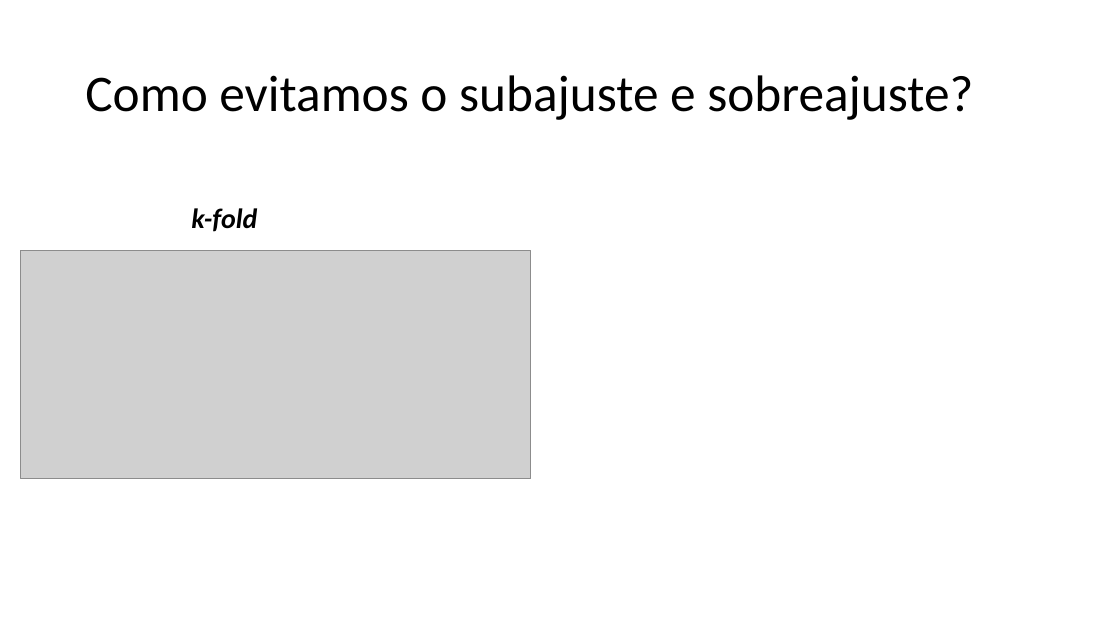
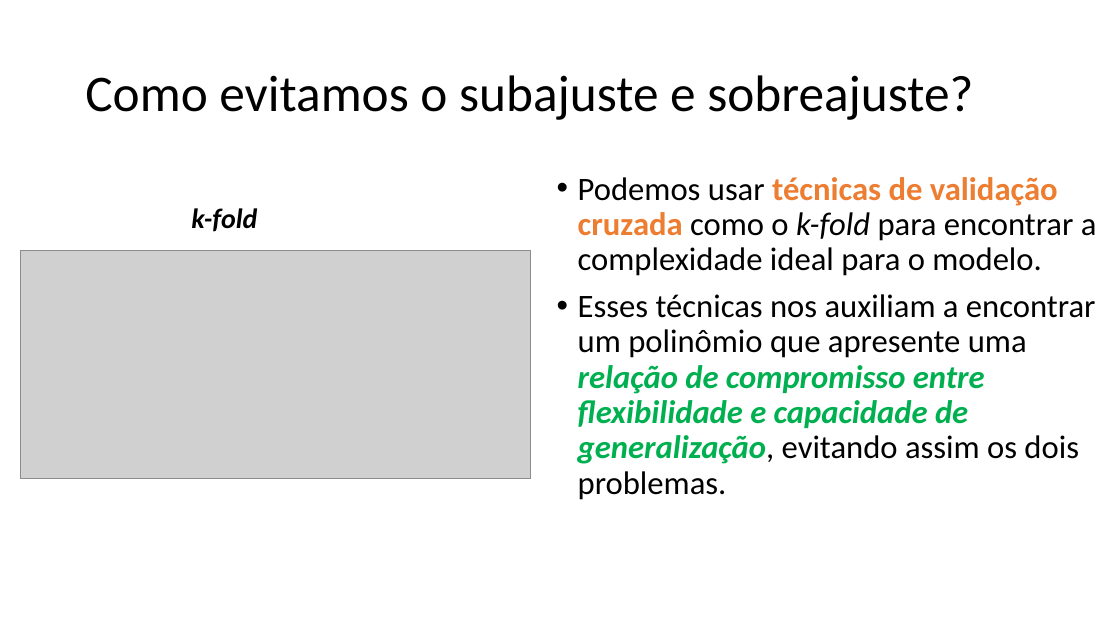
Before and after one commit to zz4fap/c24_inteligencia_artificial, a slide deck: slide 43 of slides/C24_Classificação.pptx (slide 45 before the commit). Drawn at 1120x630 pixels with LibreOffice and Linux fonts; fonts in the diff are those of the drawing; grey boxes stand for pictures. Boxes give left, top, right and bottom in pixels: in the first picture for what was removed or moved away, otherwise in the second. Text is boxed around its words. In the diff, an @@ line names an element or a change of style, - is before the commit and + after.

```diff
--- a/slides/C24_Classificação.pptx
+++ b/slides/C24_Classificação.pptx
@@ text added at [578,177,1097,500], 28 pt, text #000000 @@
+• Podemos usar técnicas de validação cruzada como o k-fold para encontrar a complexidade ideal para o modelo.
+• Esses técnicas nos auxiliam a encontrar um polinômio que apresente uma relação de compromisso entre flexibilidade e capacidade de generalização, evitando assim os dois problemas.
```
Also in this commit, not shown: 5 other slides changed, 2 slides added, 4 slides removed.
